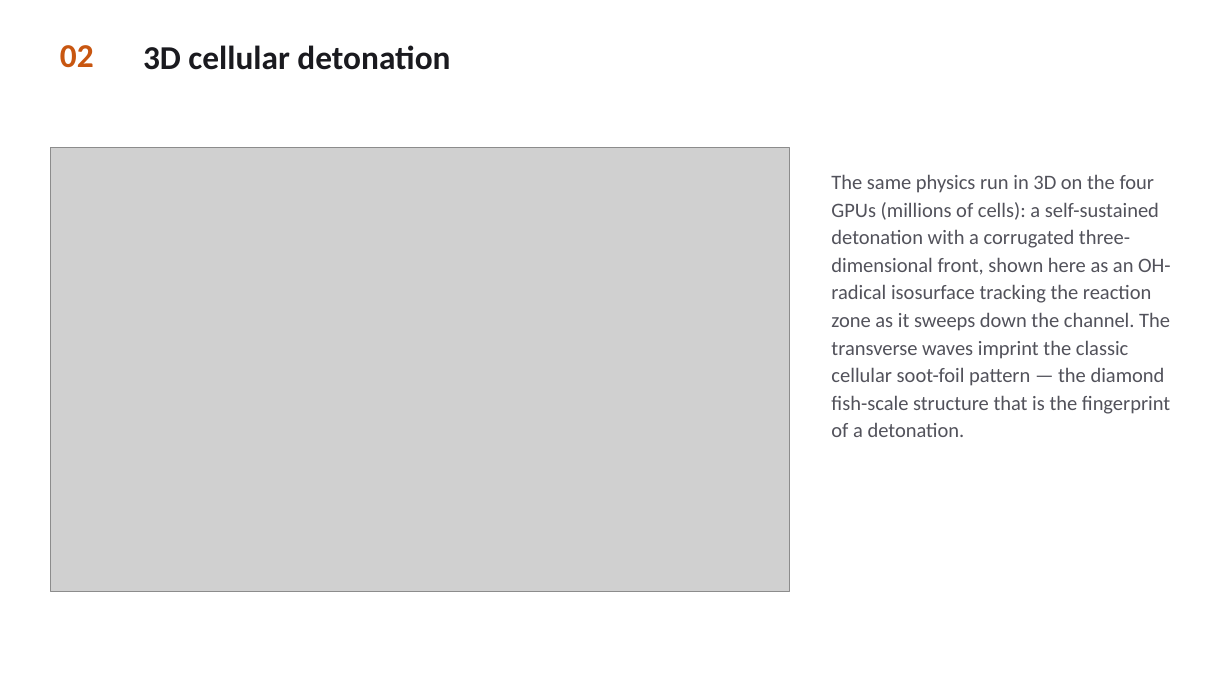
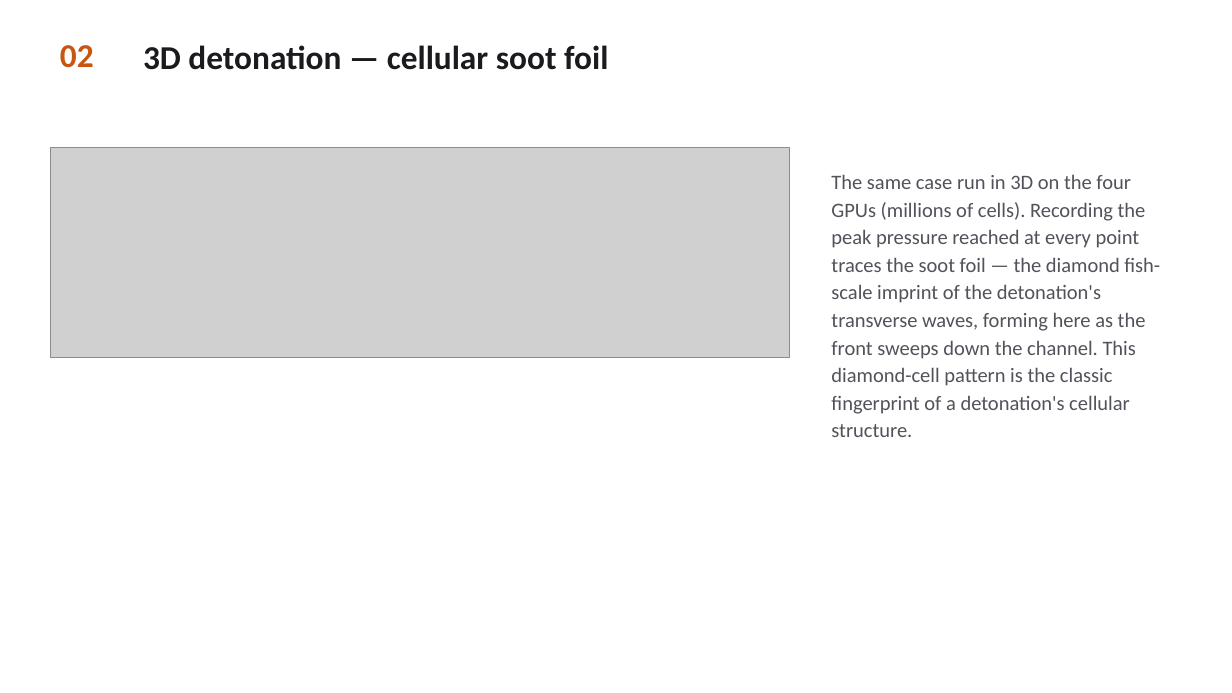
Before and after one commit to sbryngelson/MFC, a slide deck: slide 3 of MFC_combustion_showcase.pptx. Drawn at 1232x693 pixels with LibreOffice and Linux fonts; fonts in the diff are those of the drawing; grey boxes stand for pictures. Boxes give left, top, right and bottom in pixels: in the first picture for what was removed or moved away, otherwise in the second. Text is boxed around its words. In the diff, an @@ line names an element or a change of style, - is before the commit and + after.

Commit message:
docs: use soot foil (not isosurface) for the 3D detonation slide

```diff
--- a/MFC_combustion_showcase.pptx
+++ b/MFC_combustion_showcase.pptx
@@ text at box(143, 45, 608, 70): text changed @@
-3D cellular detonation
+3D detonation — cellular soot foil
@@ picture: place and size @@
-picture at box(51, 148, 790, 592)
+picture at box(51, 148, 790, 358)
@@ text at box(831, 174, 1160, 437): text changed @@
-The same physics run in 3D on the four GPUs (millions of cells): a self-sustained detonation with a corrugated three-dimensional front, shown here as an OH-radical isosurface tracking the reaction zone as it sweeps down the channel. The transverse waves imprint the classic cellular soot-foil pattern — the diamond fish-scale structure that is the fingerprint of a detonation.
+The same case run in 3D on the four GPUs (millions of cells). Recording the peak pressure reached at every point traces the soot foil — the diamond fish-scale imprint of the detonation's transverse waves, forming here as the front sweeps down the channel. This diamond-cell pattern is the classic fingerprint of a detonation's cellular structure.
```
